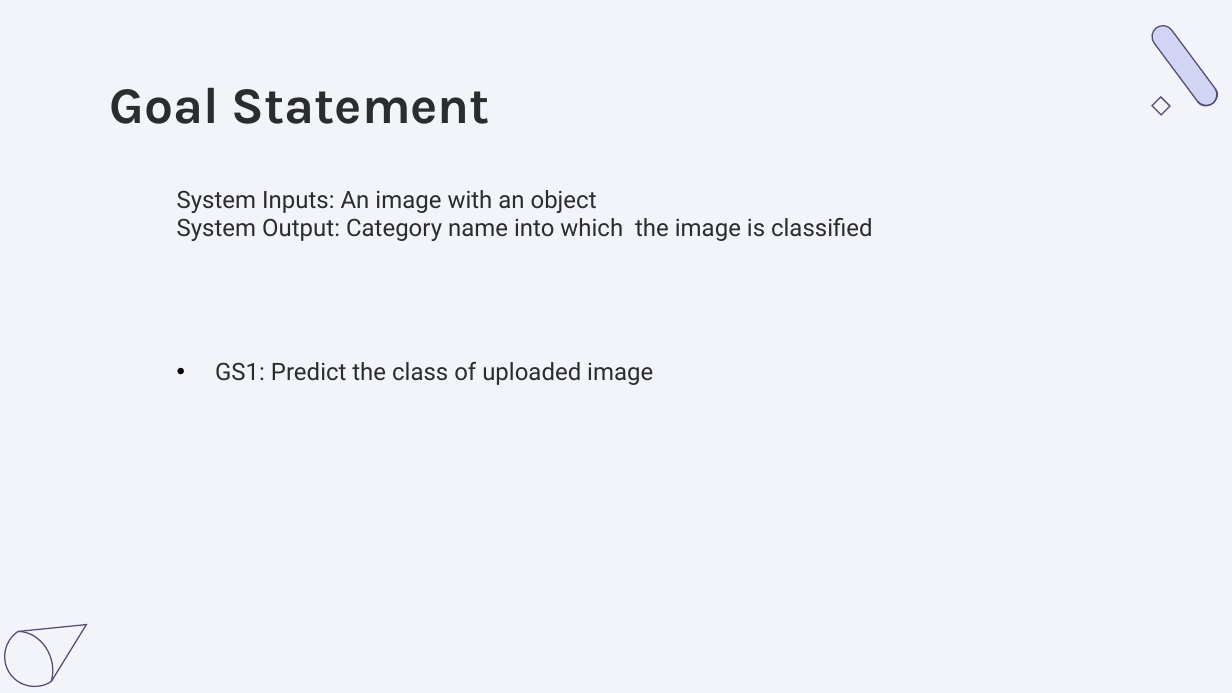
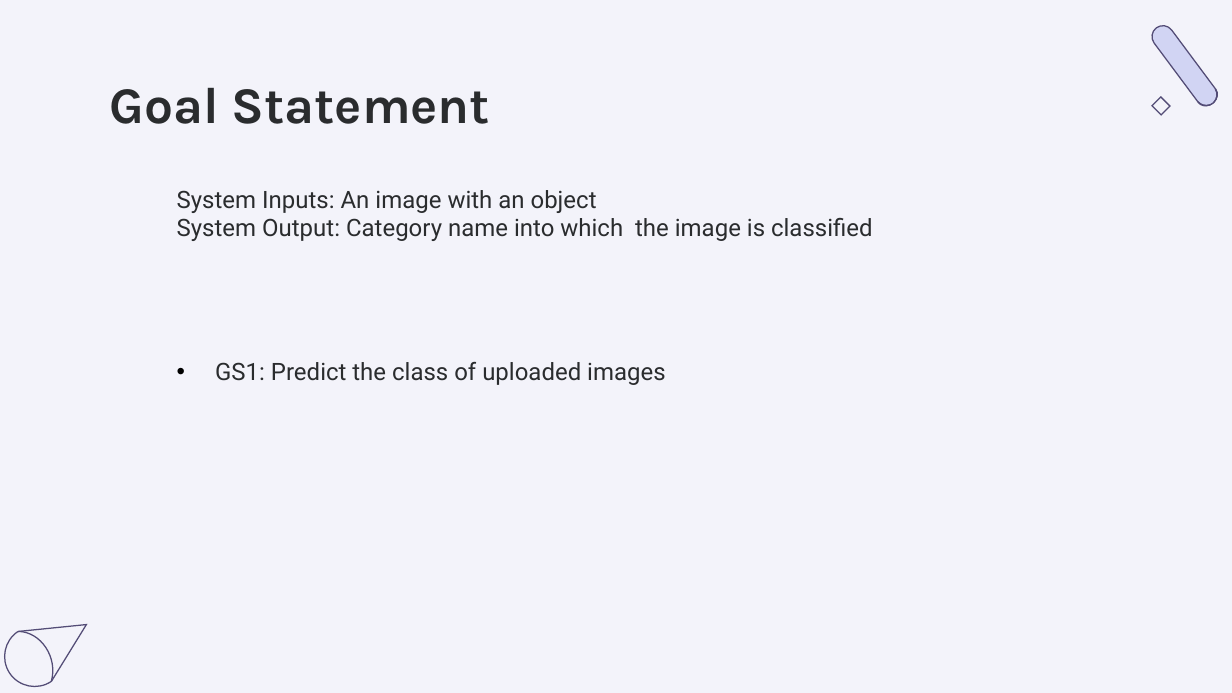
Before and after one commit to tanya-jp/ANN-CAS741, a slide deck: slide 4 of docs/Presentations/SRS/ANN.pptx. Drawn at 1232x693 pixels with LibreOffice and Linux fonts; fonts in the diff are those of the drawing. Boxes give left, top, right and bottom in pixels: in the first picture for what was removed or moved away, otherwise in the second. Text is boxed around its words. In the diff, an @@ line names an element or a change of style, - is before the commit and + after.

Commit message:
"Fix SRS presentation"

```diff
--- a/docs/Presentations/SRS/ANN.pptx
+++ b/docs/Presentations/SRS/ANN.pptx
@@ text at (215, 362, 665, 385): text changed @@
-• GS1: Predict the class of uploaded image
+• GS1: Predict the class of uploaded images
```
Also in this commit, not shown: 2 other slides changed.
